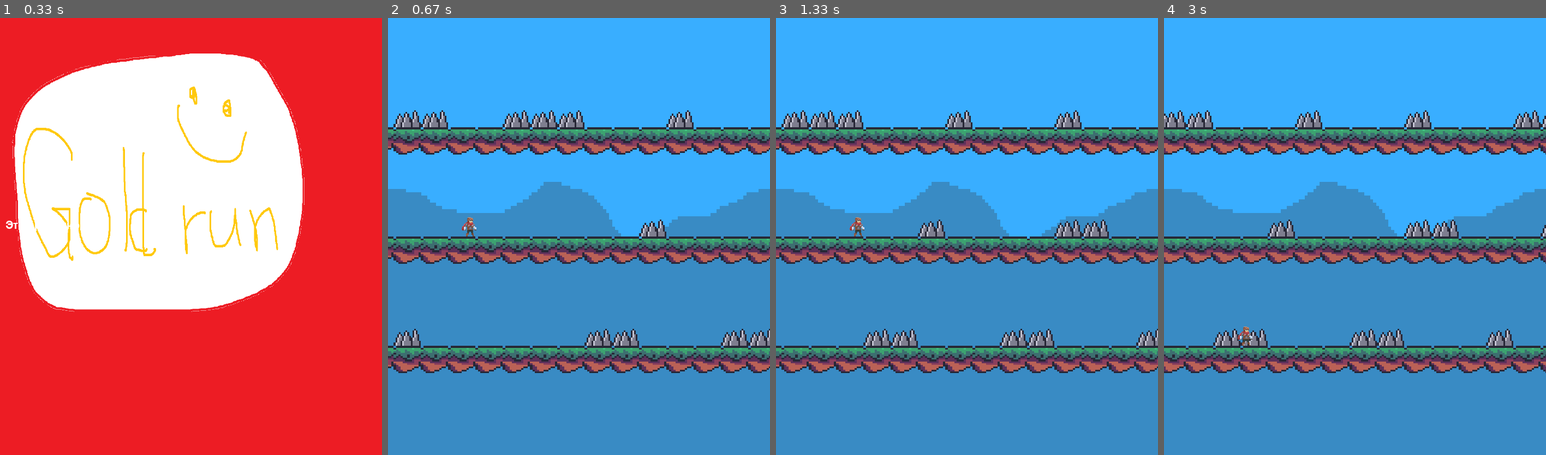
Above: before the commit, frames 1-4 (left to right).
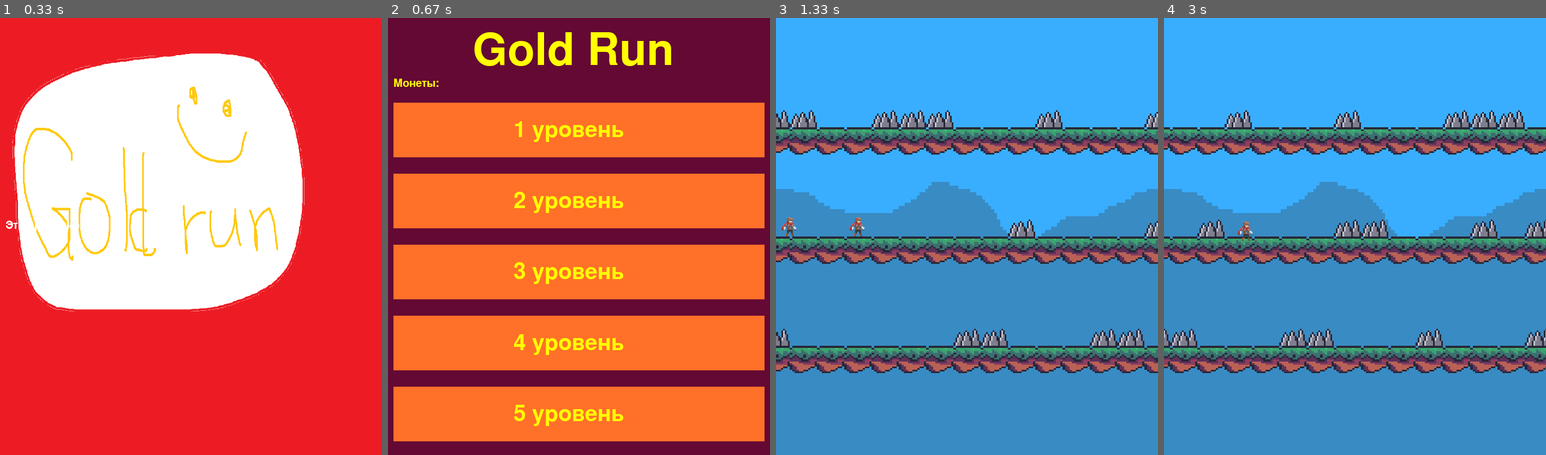
Above: after the commit, the same moments.

Repository: YashchenkoBV/pygame-project
Game: pygame game, started from project_pygame.py
Same seed, same stepped clock (60 frames per second), same inputs: the game is played once before the commit and once after it.
Inputs (mouse positions are in pixels of both pictures, inside the frame that each line leads up to):
- Up to frame 1 (0.33 s): no input
- Up to frame 2 (0.67 s): hold Up from 0.33 s (still down)
- Up to frame 3 (1.33 s): release Up at 0.8 s; click (951, 253) at 0.88 s; click (967, 258) at 1.22 s
- Up to frame 4 (3 s): hold Down 1.5-1.8 s; tap Space at 1.57, 1.9, 2.3, 2.7 s; hold Up 1.83-2.2 s; hold Down 2.23-2.6 s; hold Up 2.63-2.93 s; hold Down from 2.97 s (still down)

Frame 1 is identical in both runs. In frame 2, 100% of the frame differs, in the area x 0-100%, y 0-100%; in frame 3, 14%; in frame 4, 17%.

Commit message:
главное меню игры

Diff:
--- a/project_pygame.py
+++ b/project_pygame.py
@@ -21,6 +21,7 @@
 STEP = 5
 ALIVE = True
 WIN = False
+after_menu = False
 
 tileset_1 = load_image('morning_adventures_tileset_16x16.png')
 bush = pygame.Surface.subsurface(tileset_1, (112, 64, 16, 16))
@@ -37,17 +38,20 @@
 player_image = pygame.transform.scale(load_image('adventurer-idle-00.png'), (70, 45))
 spike_image = pygame.transform.scale(spikes, (50, 50))
 
+cur_state = 'menu'
+levels_lst = []
 all_sprites = pygame.sprite.Group()
 tiles_group = pygame.sprite.Group()
 player_group = pygame.sprite.Group()
 background_group = pygame.sprite.Group()
 spikes_group = pygame.sprite.Group()
 finish_group = pygame.sprite.Group()
+button_message_window_win = pygame.Rect(160, 390, 380, 100)
 
 
 def start_screen():
     intro_text = ["Это временно"]
-
+    pygame.display.set_caption('ЗАСТВАВКА')
     fon = pygame.transform.scale(load_image('test_fon.png'), (WIDTH, HEIGHT))
     screen.blit(fon, (0, 0))
     font = pygame.font.Font(None, 30)
@@ -144,6 +148,8 @@
             elif level[y][x] == '_':
                 Tile('ground_island', x, y)
     # вернем игрока, а также размер поля в клетках
+    print(x)
+    print(y)
     return new_player, x, y, spikes_lst, finish
 
 
@@ -166,11 +172,6 @@
     # позиционировать камеру на объекте target
     def update(self, target):
         self.dx = -(target.rect.x + target.rect.w // 2 - WIDTH // 2)
-
-
-screen = pygame.display.set_mode(size)
-start_screen()
-player, level_x, level_y, sp_lst, finish = generate_level(load_level('lvl1.txt'))
 
 
 def terminate():
@@ -202,34 +203,118 @@
     player.rect.x += 8
 
 
-def message_window(WIN):
+def message_window_win():
     col = pygame.Color('#640933')
     pygame.draw.rect(screen, col, (150, 250, 400, 250), 0)
-
-
-camera = Camera((level_x, level_y))
+    text = ['Поздравляем!', 'Вы прошли уровень!']
+    text_coord = 250
+    font = pygame.font.Font(None, 30)
+    for line in text:
+        string_rendered = font.render(line, True, pygame.Color('yellow'))
+        intro_rect = string_rendered.get_rect()
+        text_coord += 10
+        intro_rect.top = text_coord
+        intro_rect.x = 155
+        text_coord += intro_rect.height
+        screen.blit(string_rendered, intro_rect)
+    global button_message_window_win
+    pygame.draw.rect(screen, pygame.Color('#ff7029'), button_message_window_win, 0)
+    button_text = 'Вернуться в меню'
+    font_button = pygame.font.Font(None, 60)
+    string_rendered = font_button.render(button_text, True, pygame.Color('yellow'))
+    intro_rect = string_rendered.get_rect()
+    intro_rect.top = 415
+    intro_rect.x = 160
+    screen.blit(string_rendered, intro_rect)
+
+
+def main_menu():
+    global WIDTH
+    global HEIGHT
+    pygame.display.set_caption('МЕНЮ')
+    col1 = pygame.Color('#640933')
+    pygame.draw.rect(screen, col1, (0, 0, WIDTH, HEIGHT), 0)
+
+    main_font = pygame.font.Font(None, 120)
+    title = main_font.render('Gold Run', True, pygame.Color('yellow'))
+    title_rect = title.get_rect()
+    title_rect.top = 20
+    title_rect.x = 155
+    screen.blit(title, title_rect)
+
+    coins_font = pygame.font.Font(None, 30)
+    coins = coins_font.render('Монеты:', True, pygame.Color('yellow'))
+    coins_rect = coins.get_rect()
+    coins_rect.top = 110
+    coins_rect.x = 10
+    screen.blit(coins, coins_rect)
+
+    global levels_lst
+    cyb = 155
+    cyt = 185
+    for i in range(5):
+        button = pygame.Rect(10, cyb, 680, 100)
+        pygame.draw.rect(screen, pygame.Color('#ff7029'), button, 0)
+        levels_lst.append(button)
+        button_font = pygame.font.Font(None, 60)
+        button_text = button_font.render(f'{i + 1} уровень', True, pygame.Color('yellow'))
+        button_rect = button_text.get_rect()
+        button_rect.top = cyt
+        button_rect.x = 230
+        screen.blit(button_text, button_rect)
+        cyb += 130
+        cyt += 130
+
+    while True:
+        for event in pygame.event.get():
+            if event.type == pygame.QUIT:
+                terminate()
+            elif event.type == pygame.MOUSEBUTTONDOWN:
+                mouse_pos = event.pos
+                c = 0
+                for elem in levels_lst:
+                    c += 1
+                    if elem.collidepoint(mouse_pos) and cur_state == 'menu':
+                        player, level_x, level_y, sp_lst, finish = generate_level(load_level(f'lvl{1}.txt'))
+                        return player, level_x, level_y, sp_lst, finish
+
+        pygame.display.flip()
+        clock.tick(FPS)
+
+
+screen = pygame.display.set_mode(size)
+start_screen()
+main_menu()
+player, level_x, level_y, sp_lst, finish = generate_level(load_level('lvl1.txt'))
+camera = Camera((49, 13))
 running = True
 jump_f = False
 y_lst = (156, 356, 556)
 while running:
     if not jump_f:
         player.rect.x += STEP
-    for elem in sp_lst:
+    '''for elem in sp_lst:
         if pygame.sprite.collide_mask(player, elem):
             STEP = 0
-            ALIVE = False
-            '''message_window(WIN)'''
+            ALIVE = False'''
     if pygame.sprite.collide_mask(player, finish):
         STEP = 0
         ALIVE = False
         WIN = True
-        '''message_window(WIN)'''
+        cur_state = 'win'
+        message_window_win()
     for event in pygame.event.get():
         all_sprites.update()
         if event.type == pygame.QUIT:
             running = False
+        elif event.type == pygame.MOUSEBUTTONDOWN:
+            mouse_pos = event.pos
+            if button_message_window_win.collidepoint(mouse_pos) and cur_state == 'win':
+                cur_state = 'menu'
+                main_menu()
+
         elif event.type == pygame.KEYDOWN and ALIVE:
-            if event.key == pygame.K_UP and player.rect.y >= 150:
+            if event.key == pygame.K_UP and player.rect.y >= 170:
                 player.rect.y -= 200
                 print(player.rect.y)
             if event.key == pygame.K_DOWN and player.rect.y <= 400:
